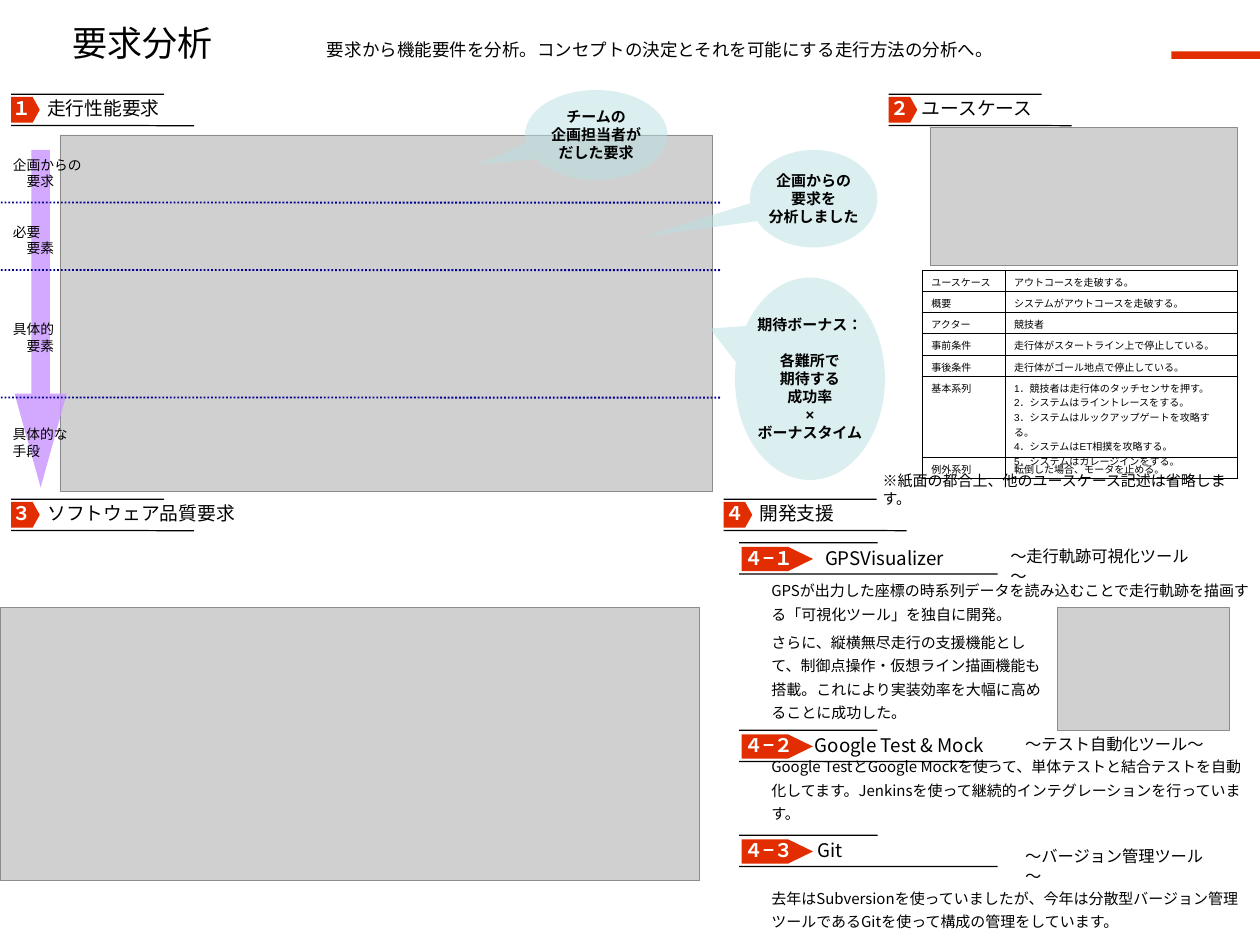
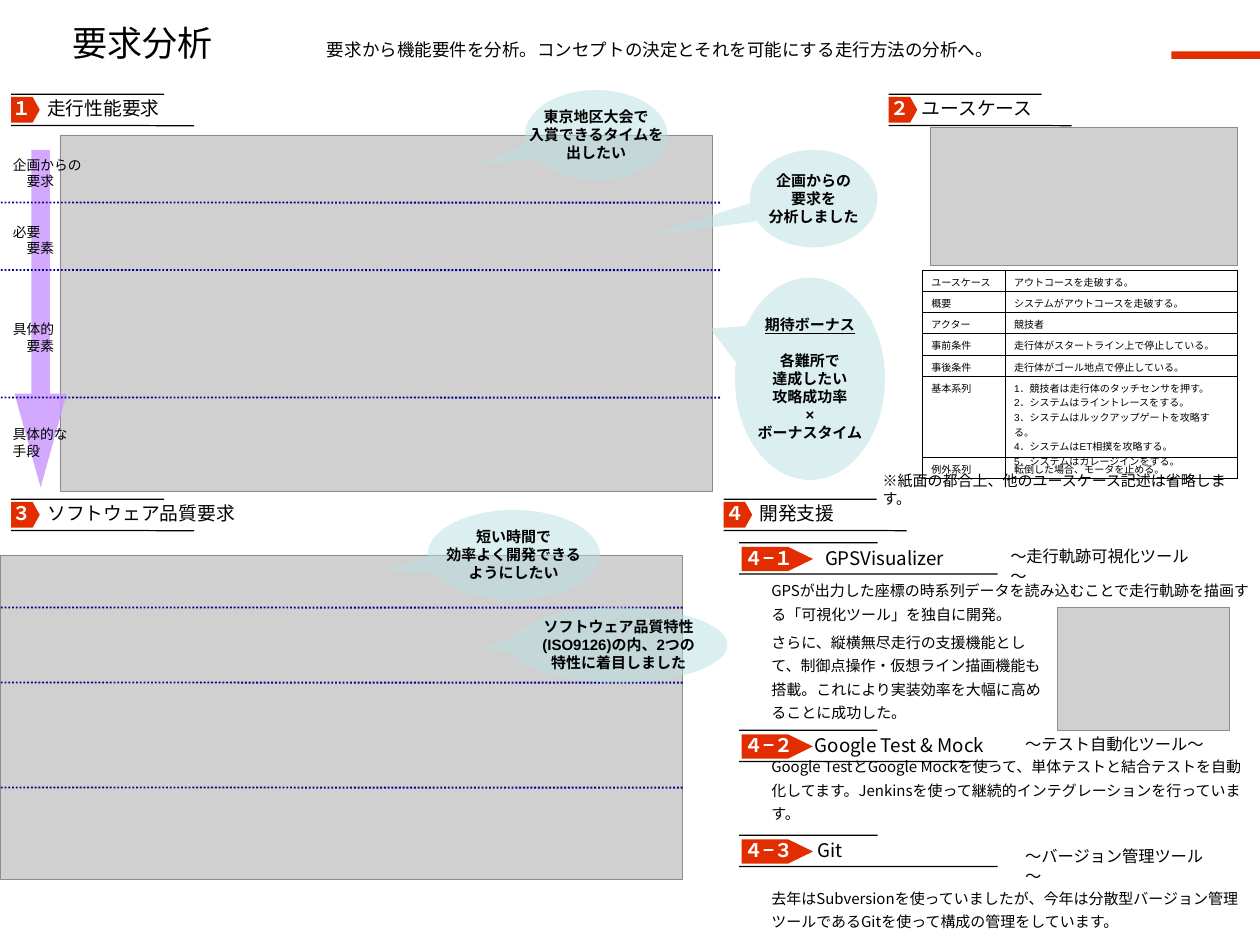
Before and after one commit to jrits/model2011, a slide deck: slide 1 of model_1/222_hamarobo_model_1.ppt. Drawn at 1260x945 pixels with LibreOffice and Linux fonts; fonts in the diff are those of the drawing; grey boxes stand for pictures; background and template pictures are left out. Boxes give left, top, right and bottom in pixels: in the first picture for what was removed or moved away, otherwise in the second. Text is boxed around its words. In the diff, an @@ line names an element or a change of style, - is before the commit and + after.

```diff
--- a/model_1/222_hamarobo_model_1.ppt
+++ b/model_1/222_hamarobo_model_1.ppt
@@ text in speech bubble at bbox=[529, 109, 663, 160]: text changed @@
-チームの
-企画担当者が
-だした要求
+東京地区大会で
+入賞できるタイムを
+出したい
@@ text in speech bubble at bbox=[765, 317, 855, 334]: text changed @@
-期待ボーナス：
+期待ボーナス
@@ text in speech bubble at bbox=[772, 371, 847, 404]: text changed @@
-期待する
-成功率
+達成したい
+攻略成功率
@@ speech bubble added at bbox=[428, 510, 600, 600], fill #BBE0E3 at 50% opacity, 12 pt, text #000000, bold @@
+短い時間で
+効率よく開発できる
+ようにしたい
@@ picture: place and size @@
-picture at bbox=[0, 608, 700, 881]
+picture at bbox=[0, 555, 682, 879]
@@ line added from (682, 608) to (0, 608), #000090 1.5 pt dashed @@
@@ speech bubble added at bbox=[510, 608, 728, 682], fill #BBE0E3 at 50% opacity, 12 pt, text #000000, bold @@
+ソフトウェア品質特性
+(ISO9126)の内、2つの
+特性に着目しました
@@ line added from (682, 683) to (0, 682), #000090 1.5 pt dashed @@
@@ line added from (682, 788) to (0, 788), #000090 1.5 pt dashed @@
```
Also in this commit, not shown: 2 other files.
